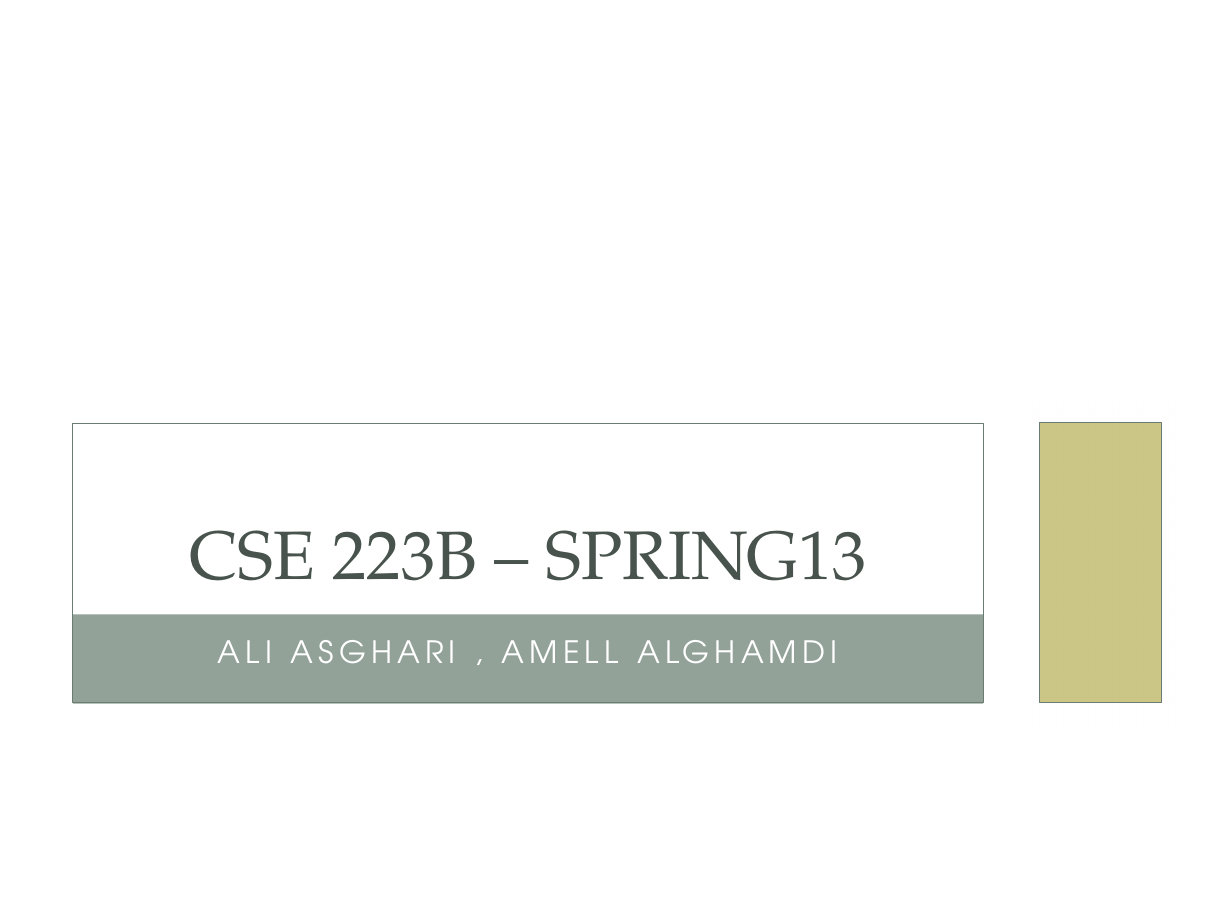
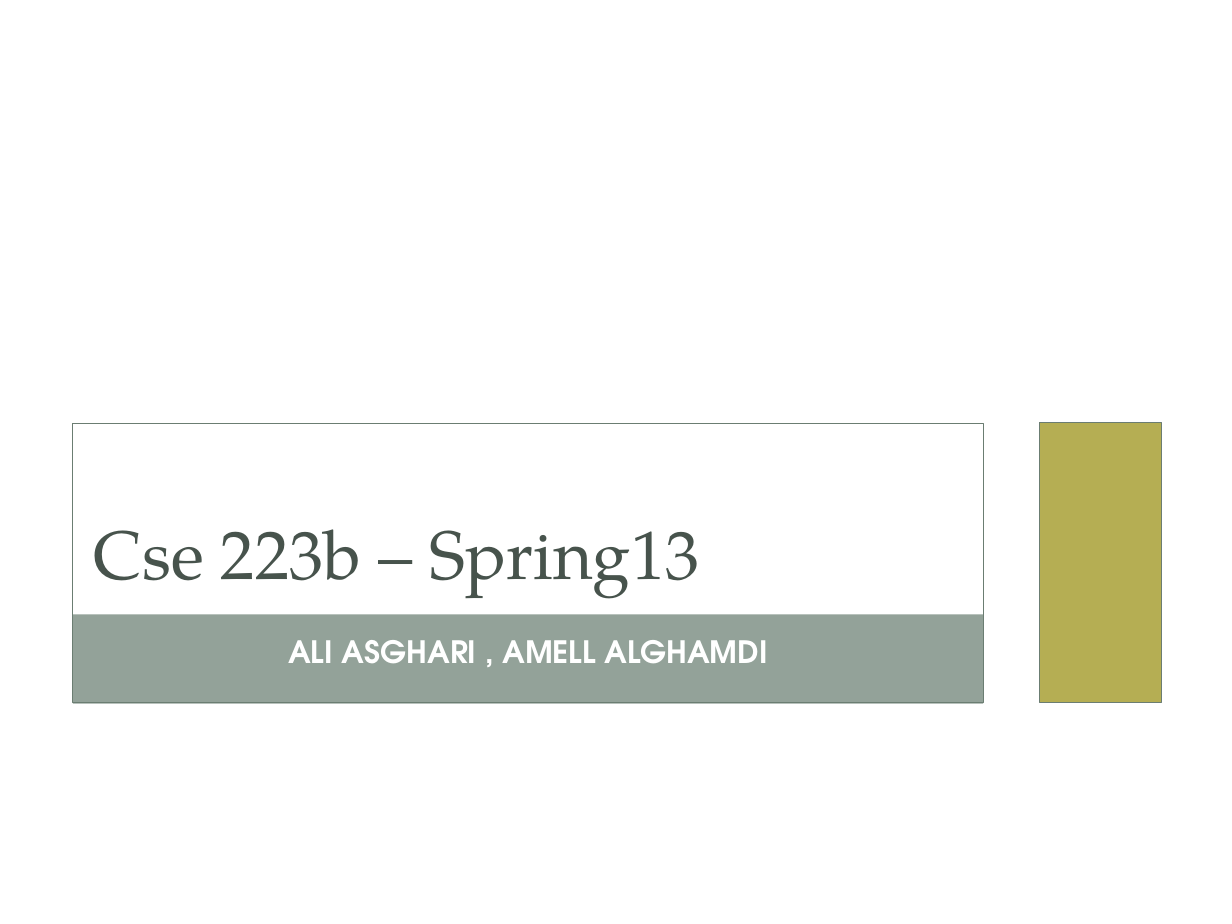
Before and after one commit to aasghari/cse223bFinalProject, a slide deck: slide 1 of finalReport/CSE233BFinalPPT.pptx. Drawn at 1232x924 pixels with LibreOffice and Linux fonts; fonts in the diff are those of the drawing; background and template pictures are left out. Boxes give left, top, right and bottom in pixels: in the first picture for what was removed or moved away, otherwise in the second. Text is boxed around its words. In the diff, an @@ line names an element or a change of style, - is before the commit and + after.

```diff
--- a/finalReport/CSE233BFinalPPT.pptx
+++ b/finalReport/CSE233BFinalPPT.pptx
@@ rectangle added at box(0, 0, 1232, 924), fill #FFFFFF @@
@@ rectangle at box(47, 397, 1010, 728): fill #FFFFFF at 83% opacity to #FFFFFF @@
@@ rectangle at box(1020, 397, 1180, 728): fill #FFFFFF at 83% opacity to #FFFFFF @@
@@ rectangle at box(73, 423, 983, 702): outline #6B7D72 0.5 pt to #6B7D72 0.51 pt @@
@@ rectangle at box(1039, 423, 1161, 702): fill #B5AE53 at 70% opacity to #B5AE53; outline #6B7D72 0.5 pt to #6B7D72 0.51 pt @@
@@ text at box(94, 529, 700, 599): text changed @@
-CSE 223B – SPRING13
+Cse 223b – Spring13
@@ text "ALI ASGHARI , AMELL ALGHAMDI" at box(288, 640, 768, 663): letter spacing 3 to 0 pt, bold on; less space between paragraphs @@
```
Also in this commit, not shown: 9 other slides changed, 5 slides added, 3 slides removed.
